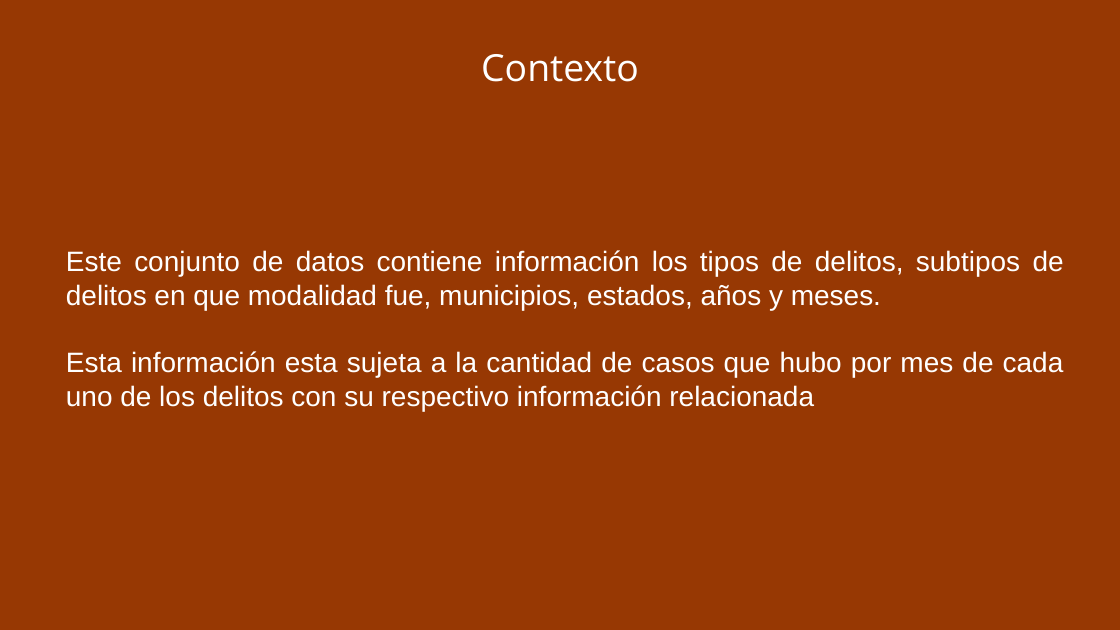
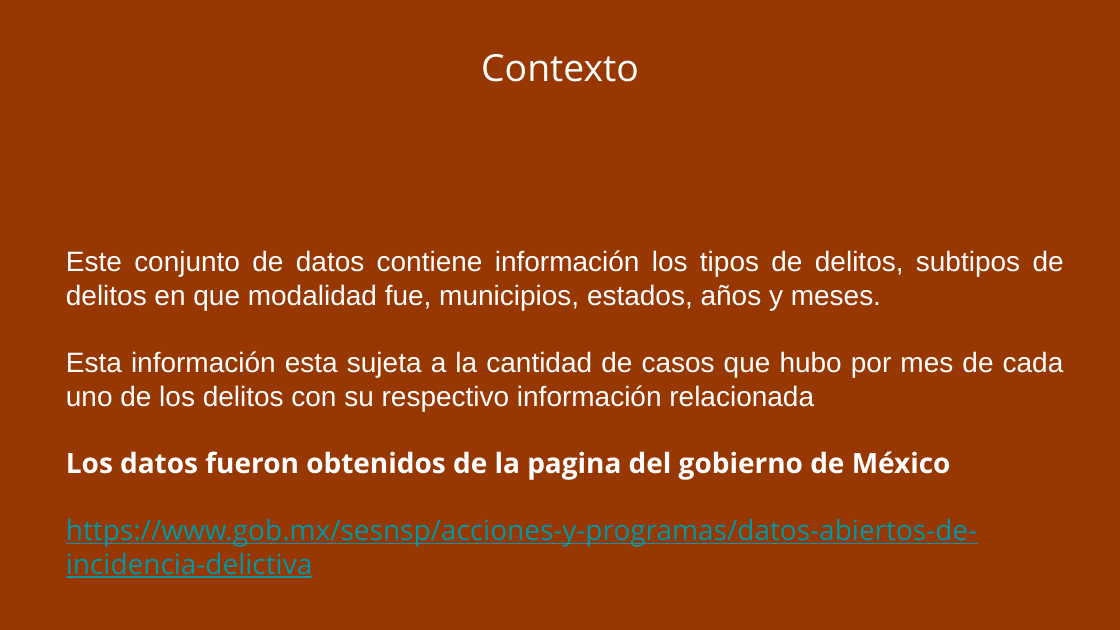
Before and after one commit to isaiguti/Demo-Day-Programacion-y-Estadistica-con-R, a slide deck: slide 4 of presentacion/DataAnalysis Violencia en Mexico.pptx. Drawn at 1120x630 pixels with LibreOffice and Linux fonts; fonts in the diff are those of the drawing. Boxes give left, top, right and bottom in pixels: in the first picture for what was removed or moved away, otherwise in the second. Text is boxed around its words. In the diff, an @@ line names an element or a change of style, - is before the commit and + after.

Commit message:
Update

```diff
--- a/presentacion/DataAnalysis Violencia en Mexico.pptx
+++ b/presentacion/DataAnalysis Violencia en Mexico.pptx
@@ text at bbox=[66, 451, 977, 578]: paragraphs added @@
+Los datos fueron obtenidos de la pagina del gobierno de México
+https://www.gob.mx/sesnsp/acciones-y-programas/datos-abiertos-de-incidencia-delictiva
```
